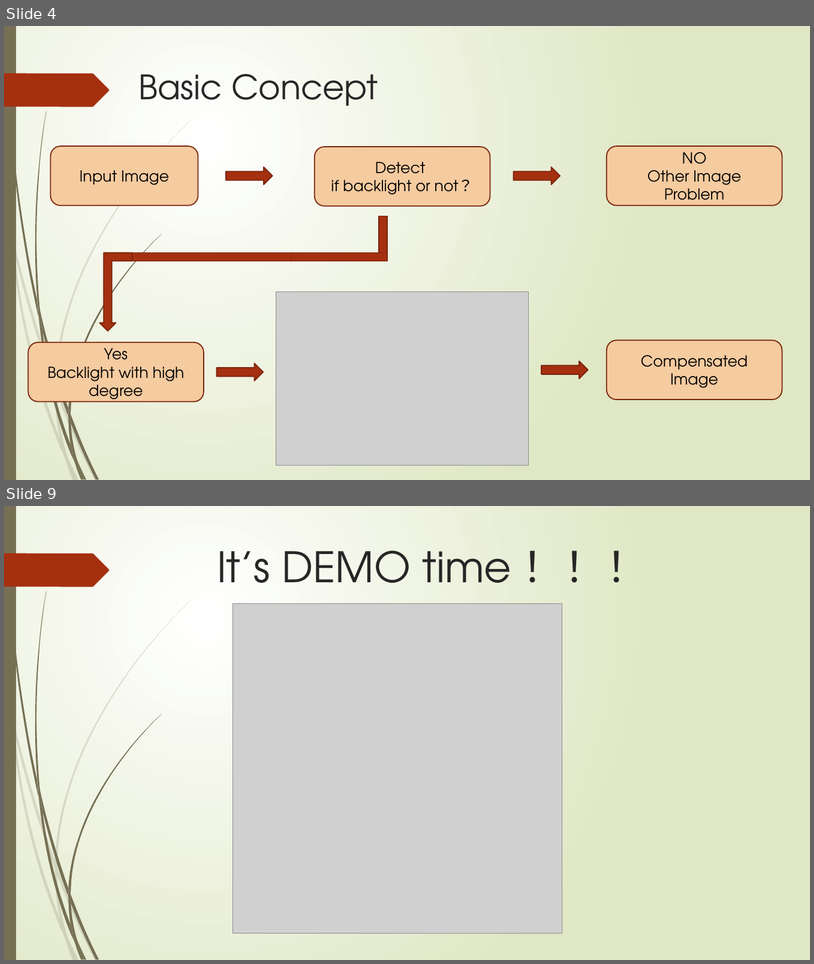
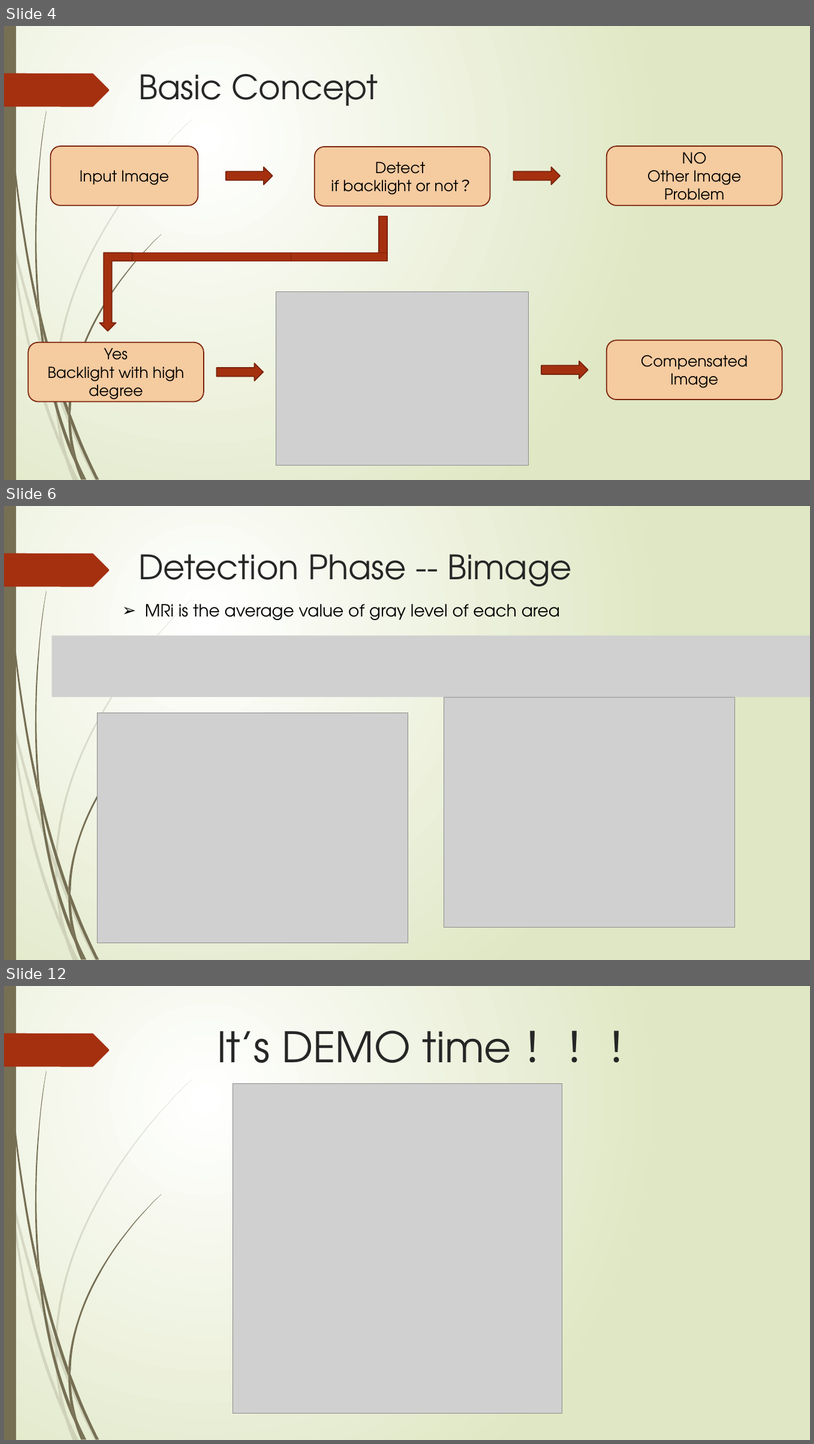
Before and after one commit to tedio85/Image-Processing-Final, a slide deck: DIP – Final Project.pptx. Shown one above the other, each under a label of ours: slides 4 and 9 before the commit, slides 4, 6 and 12 after it; the slides between them are not shown. The pictures are 814x964 and 814x1444 pixels, drawn with LibreOffice and Linux fonts; fonts in the diff are those of the drawing; grey boxes stand for pictures. Boxes give left, top, right and bottom in pixels: in the first picture for what was removed or moved away, otherwise in the second. Text is boxed around its words. In the diff, an @@ line names an element or a change of style, - is before the commit and + after.

Commit message:
Fix bf.fis computeBimage

```diff
--- a/DIP – Final Project.pptx
+++ b/DIP – Final Project.pptx
@@ slide 6 added at (x1=4, y1=506, x2=810, y2=960), background gradient #FFFFFF to #DFE8C4; not listed: 24 template elements that a slide beside it also shows @@
@@ text added at (x1=138, y1=554, x2=572, y2=586), 40 pt, text #262626 @@
+Detection Phase -- Bimage
@@ text added at (x1=145, y1=604, x2=560, y2=620), 20 pt, text #000000 @@
+➢ MRi is the average value of gray level of each area
@@ picture added at (x1=52, y1=636, x2=810, y2=697) @@
@@ picture added at (x1=444, y1=697, x2=735, y2=927) @@
@@ picture added at (x1=98, y1=713, x2=408, y2=943) @@
@@ what was slide 9 is now slide 12 @@
```
Also in this commit, not shown: 4 slides changed, 3 other slides added, 4 other files.
